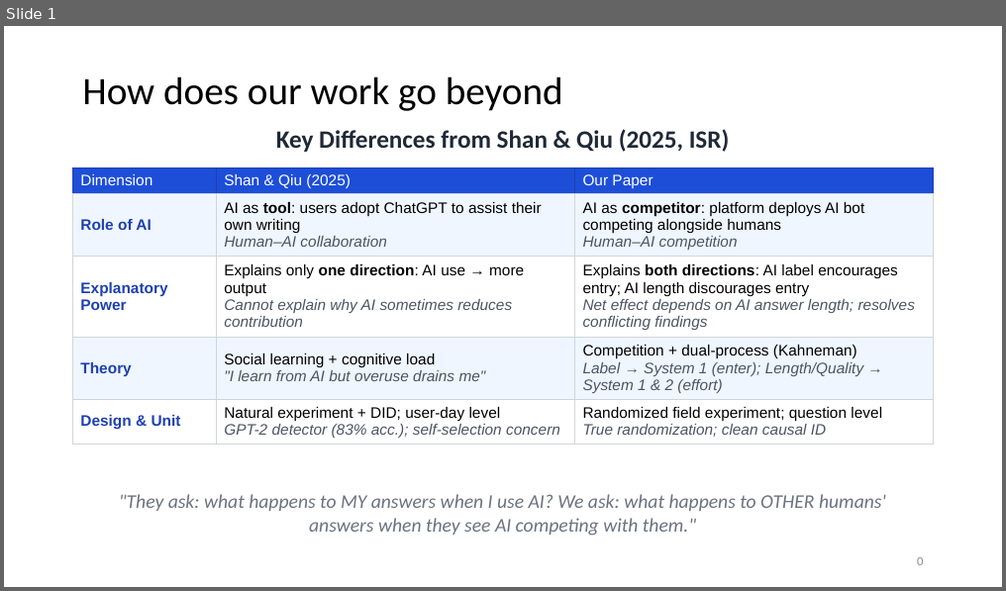
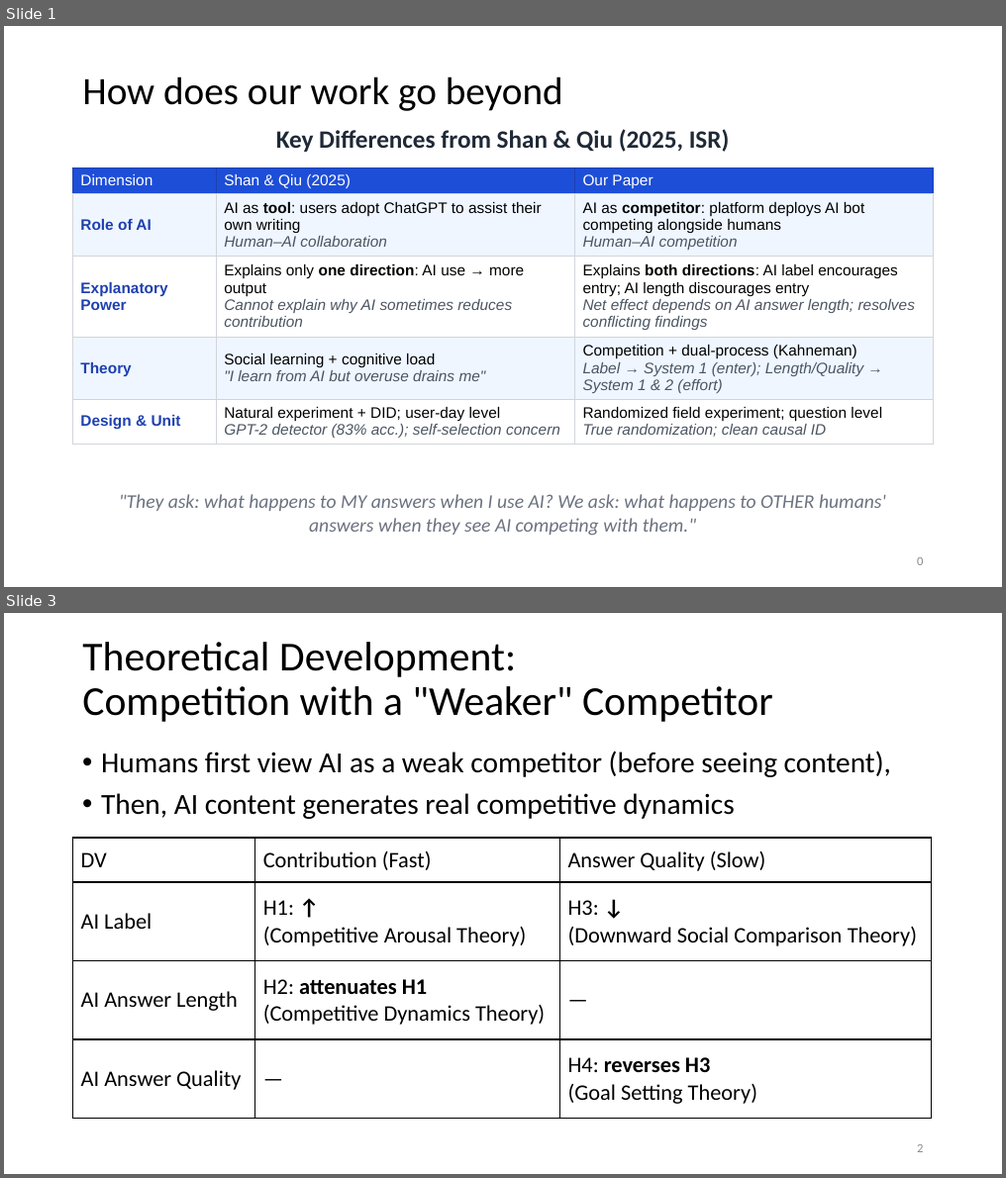
Before and after one commit to chen-junluo/geek-community, a slide deck: Projects/MISQ/MISQ round 2/MISQ_after_SE_260622.pptx. Shown one above the other, each under a label of ours: slide 1 before the commit, slides 1 and 3 after it; the slides between them are not shown. The pictures are 1006x591 and 1006x1178 pixels, drawn with LibreOffice and Linux fonts; fonts in the diff are those of the drawing. Boxes give left, top, right and bottom in pixels: in the first picture for what was removed or moved away, otherwise in the second. Text is boxed around its words. In the diff, an @@ line names an element or a change of style, - is before the commit and + after.

Commit message:
update on theoretical development

```diff
--- a/Projects/MISQ/MISQ round 2/MISQ_after_SE_260622.pptx
+++ b/Projects/MISQ/MISQ round 2/MISQ_after_SE_260622.pptx
@@ slide 3 added at (x1=4, y1=613, x2=1002, y2=1174), background #FFFFFF @@
@@ title added at (x1=82, y1=642, x2=773, y2=722), 29.7 pt, text #000000 @@
+Theoretical Development:
+Competition with a "Weaker" Competitor
@@ text added at (x1=101, y1=751, x2=891, y2=819), 21 pt, text #000000 @@
+  • Humans first view AI as a weak competitor (before seeing content),
+  • Then, AI content generates real competitive dynamics
@@ table added at (x1=73, y1=838, x2=932, y2=1119), 4 rows, 3 columns @@
+DV | Contribution (Fast) | Answer Quality (Slow)
+AI Label | H1: ↑ (Competitive Arousal Theory) | H3: ↓ (Downward Social Comparison Theory)
+AI Answer Length | H2: attenuates H1 (Competitive Dynamics Theory) | —
+AI Answer Quality | — | H4: reverses H3 (Goal Setting Theory)
@@ page number added at (x1=917, y1=1145, x2=923, y2=1153), 9 pt, text #8C8C8C @@
+2
```
Also in this commit, not shown: 1 slide changed, 2 other slides added.
